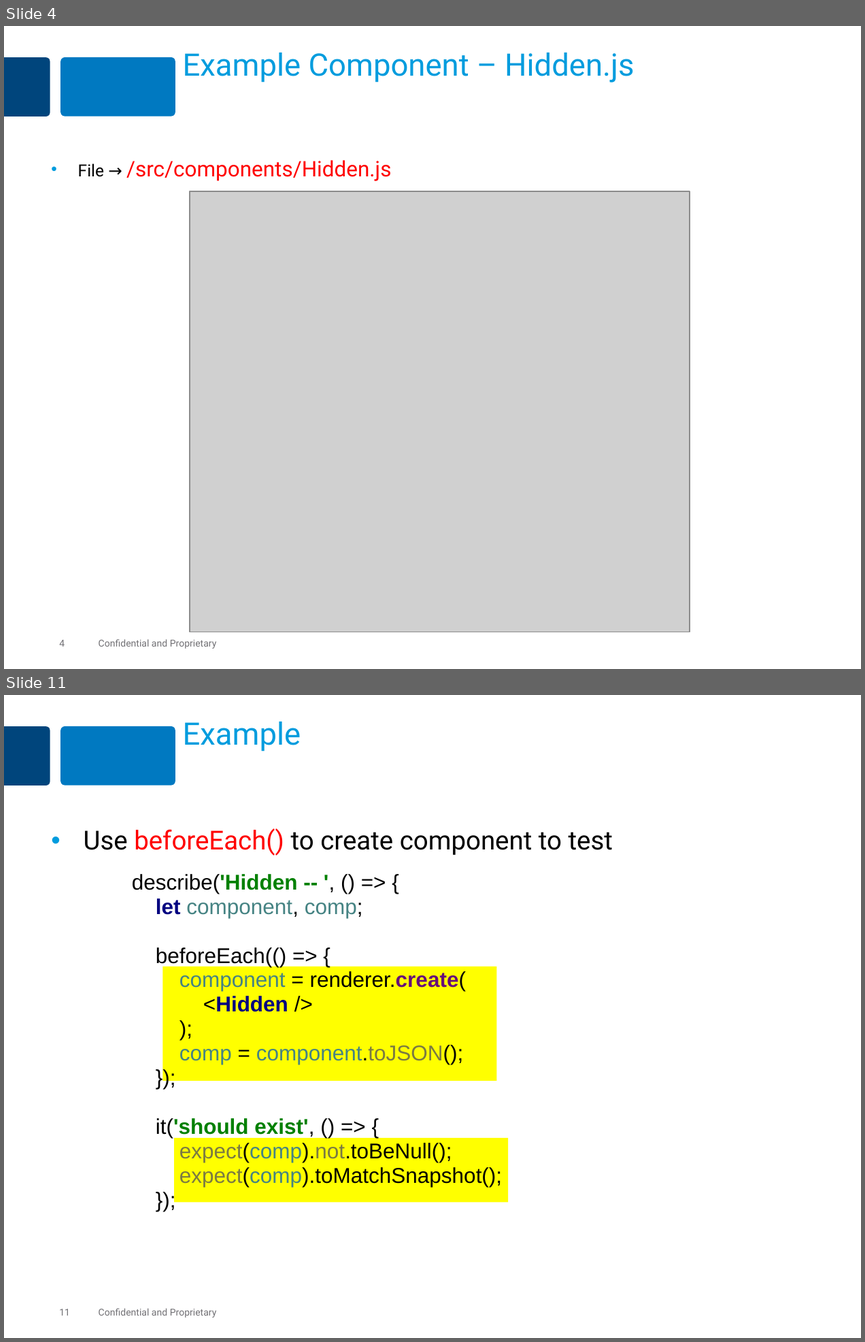
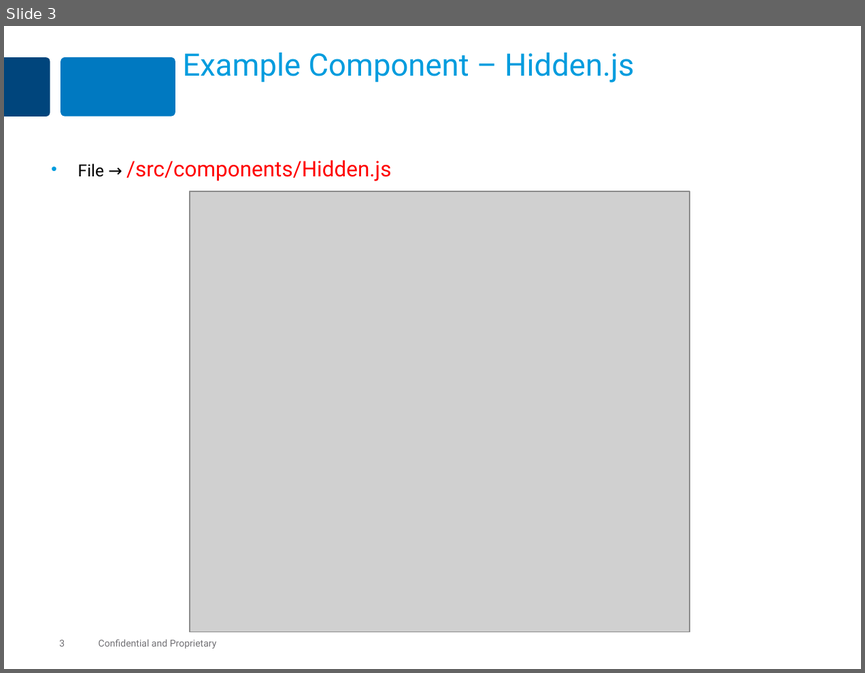
Before and after one commit to MaxMillington/react_practice, a slide deck: lesson-react-60-debugging/react-debugging.pptx. Shown one above the other, each under a label of ours: slides 4 and 11 before the commit, slide 3 after it; the slides between them are not shown. The pictures are 865x1342 and 865x673 pixels, drawn with LibreOffice and Linux fonts; fonts in the diff are those of the drawing; grey boxes stand for pictures. Boxes give left, top, right and bottom in pixels: in the first picture for what was removed or moved away, otherwise in the second. Text is boxed around its words. In the diff, an @@ line names an element or a change of style, - is before the commit and + after.

```diff
--- a/lesson-react-60-debugging/react-debugging.pptx
+++ b/lesson-react-60-debugging/react-debugging.pptx
@@ slide 11 removed at (4,695,861,1338), background #FFFFFF; not listed: 4 template elements that a slide beside it also shows @@
@@ title removed at (183,722,301,751) @@
-Example
@@ text removed at (84,828,613,1187) @@
-• Use beforeEach() to create component to test
-      describe('Hidden -- ', () => {
-      let component, comp;
-      beforeEach(() => {
-      component = renderer.create(
-      <Hidden />
-      );
-      comp = component.toJSON();
-      });
-      it('should exist', () => {
-      expect(comp).not.toBeNull();
-      expect(comp).toMatchSnapshot();
-      });
@@ rectangle removed at (162,966,496,1081) @@
@@ rectangle removed at (175,1138,509,1202) @@
@@ what was slide 4 is now slide 3 @@
@@ page number at (59,639,65,646): text changed @@
-4
+3
```
Also in this commit, not shown: 3 slides changed, 6 slides added, 25 other slides removed, 37 other files.
